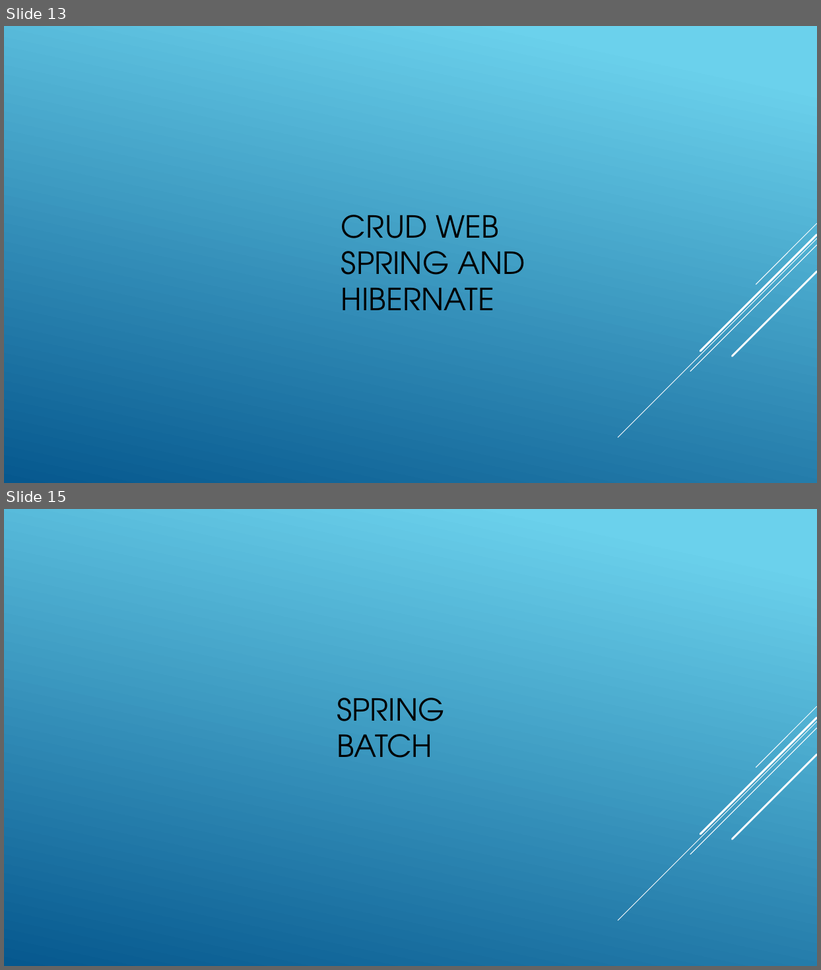
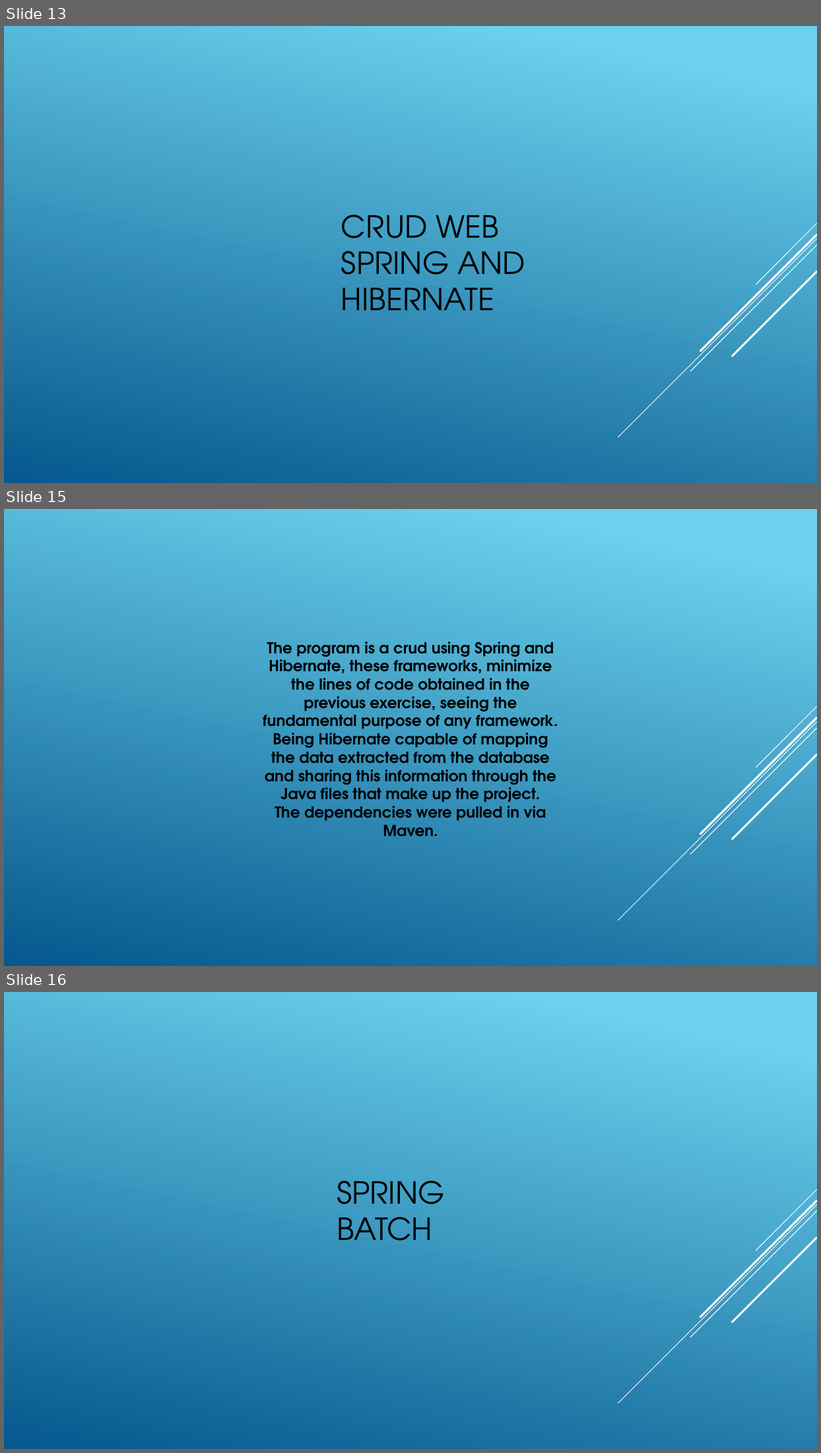
Before and after one commit to mota1299/XideralAcademiaJava, a slide deck: Exámenes/Semana03/Examen Semana03.pptx. Shown one above the other, each under a label of ours: slides 13 and 15 before the commit, slides 13, 15 and 16 after it; the slides between them are not shown. The pictures are 821x970 and 821x1453 pixels, drawn with LibreOffice and Linux fonts; fonts in the diff are those of the drawing; background and template pictures are left out. Boxes give left, top, right and bottom in pixels: in the first picture for what was removed or moved away, otherwise in the second. Text is boxed around its words. In the diff, an @@ line names an element or a change of style, - is before the commit and + after.

```diff
--- a/Exámenes/Semana03/Examen Semana03.pptx
+++ b/Exámenes/Semana03/Examen Semana03.pptx
@@ slide 15 added at (4, 509, 817, 966), background picture (left out); not listed: 5 template elements that a slide beside it also shows @@
@@ text added at (263, 642, 558, 837), 18 pt, text #000000, bold @@
+The program is a crud using Spring and Hibernate, these frameworks, minimize the lines of code obtained in the previous exercise, seeing the fundamental purpose of any framework.
+Being Hibernate capable of mapping the data extracted from the database and sharing this information through the Java files that make up the project.
+The dependencies were pulled in via Maven.
@@ what was slide 15 is now slide 16 @@
```
Also in this commit, not shown: 1 other slide added, 1 other file.
